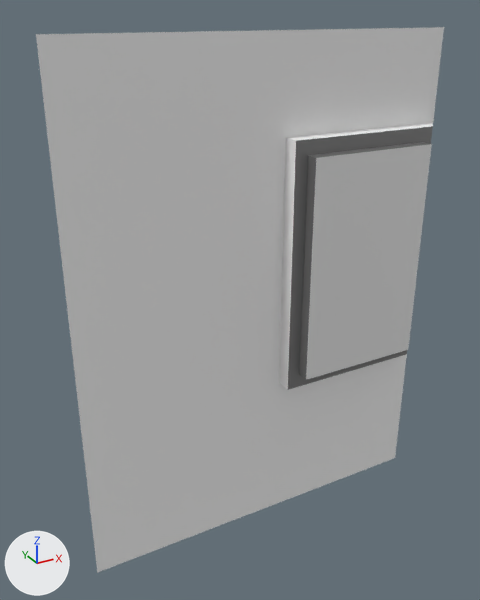
A saved change to the FBX model Assets/Models/Building/Wall06_2m.fbx.
Rendered twice from a 50 mm camera at (-2.61, -2.64, 2.69) aimed at (-1.14, 0.03, 1.35). Every picture has the same lights, and +X, +Y and +Z are marked at lower left. Where no turn or scale is listed for an object, it has been applied to the vertices.

In view in the first picture: 'Wall06_2m'.
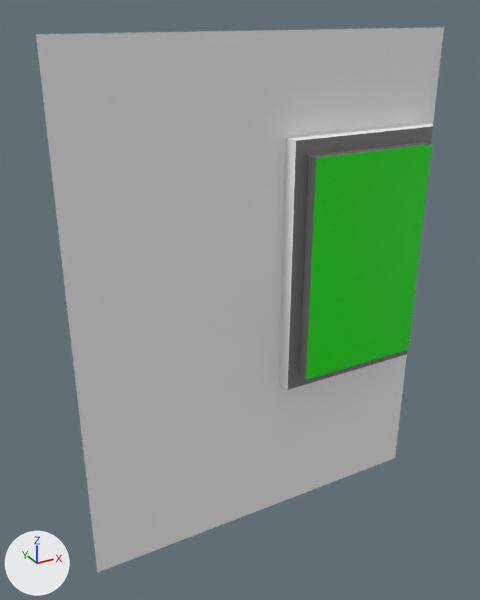
Patch to the scene script:
```diff
--- a/Assets/Models/Building/Wall06_2m.fbx.py
+++ b/Assets/Models/Building/Wall06_2m.fbx.py
@@ mat_windows @@
 mat_windows = principled_material('Windows')
-mat_windows.base_color = (0.8, 0.8, 0.8)  # white #e7e7e7
+mat_windows.base_color = (0.0046, 0.8, 0.0)  # green #0fe700
 mat_windows.roughness = 0.4
```

Pixel boxes [x1, y1, x2, y2] of what changed, in the pictures (480 x 600 px):
'Wall06_2m', recoloured (white to green): [303, 141, 432, 382] in both
